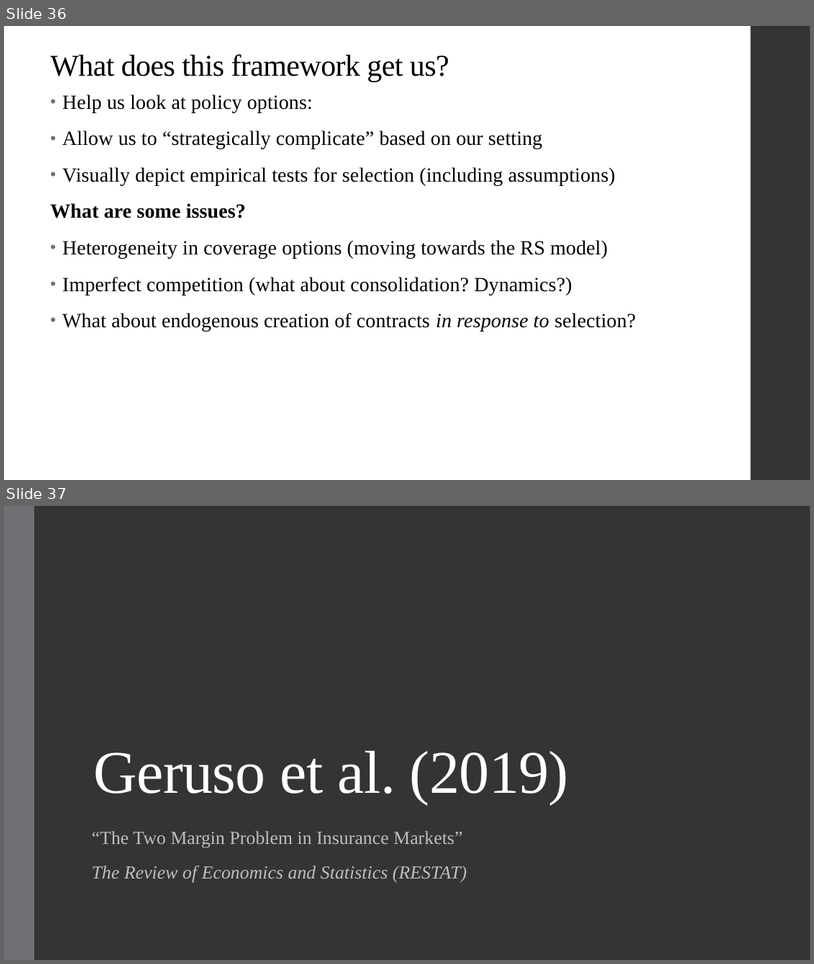
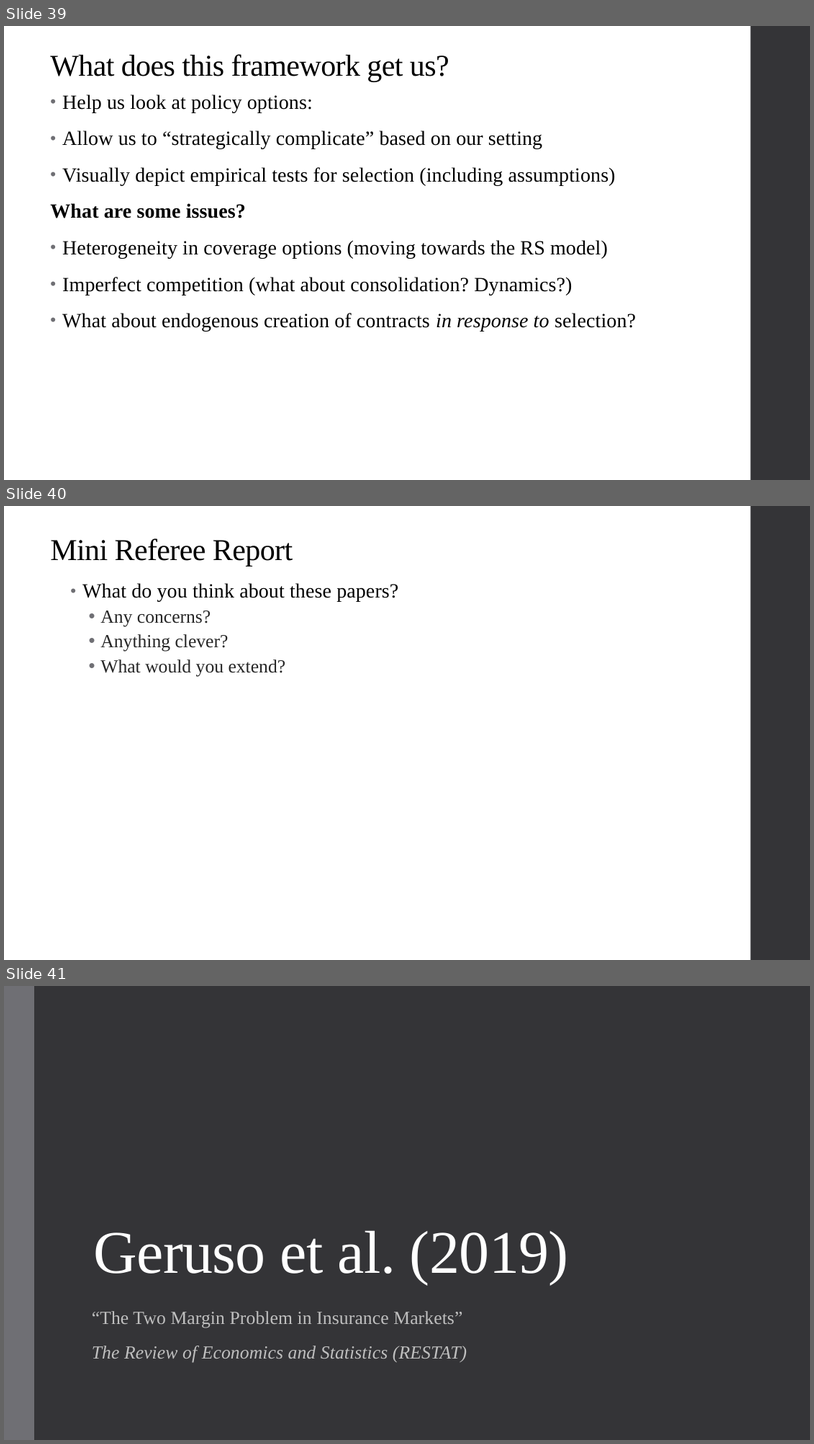
Before and after one commit to alex-hoagland/HAD6750H, a slide deck: Lecture03_AdverseSelection/L3Slides_AdverseSelection_2023W.pptx. Shown one above the other, each under a label of ours: slides 36 and 37 before the commit, slides 39, 40 and 41 after it. The pictures are 814x964 and 814x1444 pixels, drawn with LibreOffice and Linux fonts; fonts in the diff are those of the drawing. Boxes give left, top, right and bottom in pixels: in the first picture for what was removed or moved away, otherwise in the second. Text is boxed around its words. In the diff, an @@ line names an element or a change of style, - is before the commit and + after.

```diff
--- a/Lecture03_AdverseSelection/L3Slides_AdverseSelection_2023W.pptx
+++ b/Lecture03_AdverseSelection/L3Slides_AdverseSelection_2023W.pptx
@@ slide 40 added at [4, 506, 810, 960], background #FFFFFF; not listed: 1 template element that a slide beside it also shows @@
@@ title added at [50, 538, 293, 566], 36 pt, text #000000 @@
+Mini Referee Report
@@ text added at [82, 583, 399, 677], 22 pt, text #262626 @@
+• What do you think about these papers?
+  • Any concerns?
+  • Anything clever?
+  • What would you extend?
@@ what was slide 36 is now slide 39 @@
@@ what was slide 37 is now slide 41 @@
```
Also in this commit, not shown: 2 slides changed, 3 other slides added, 1 slide removed.
